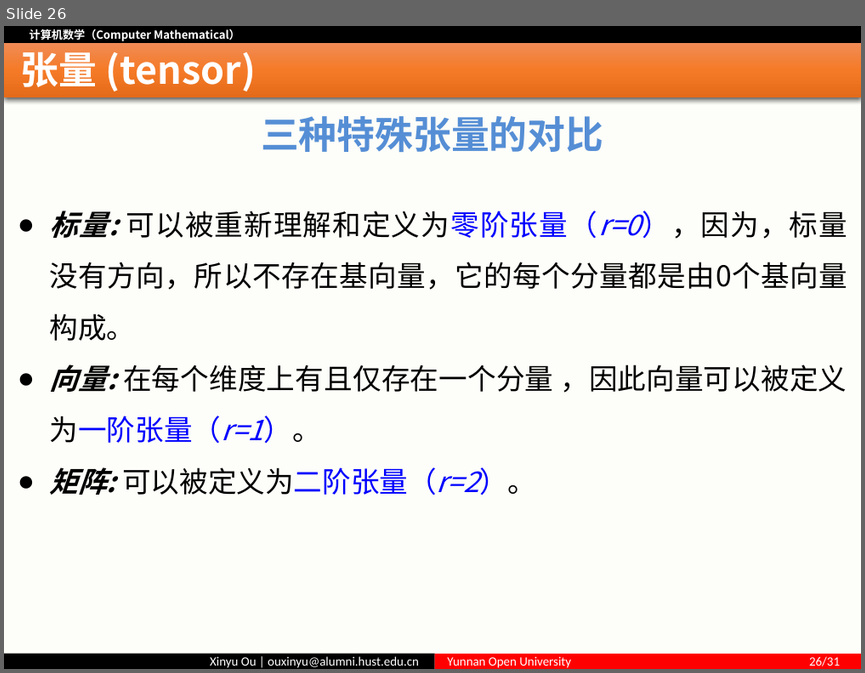
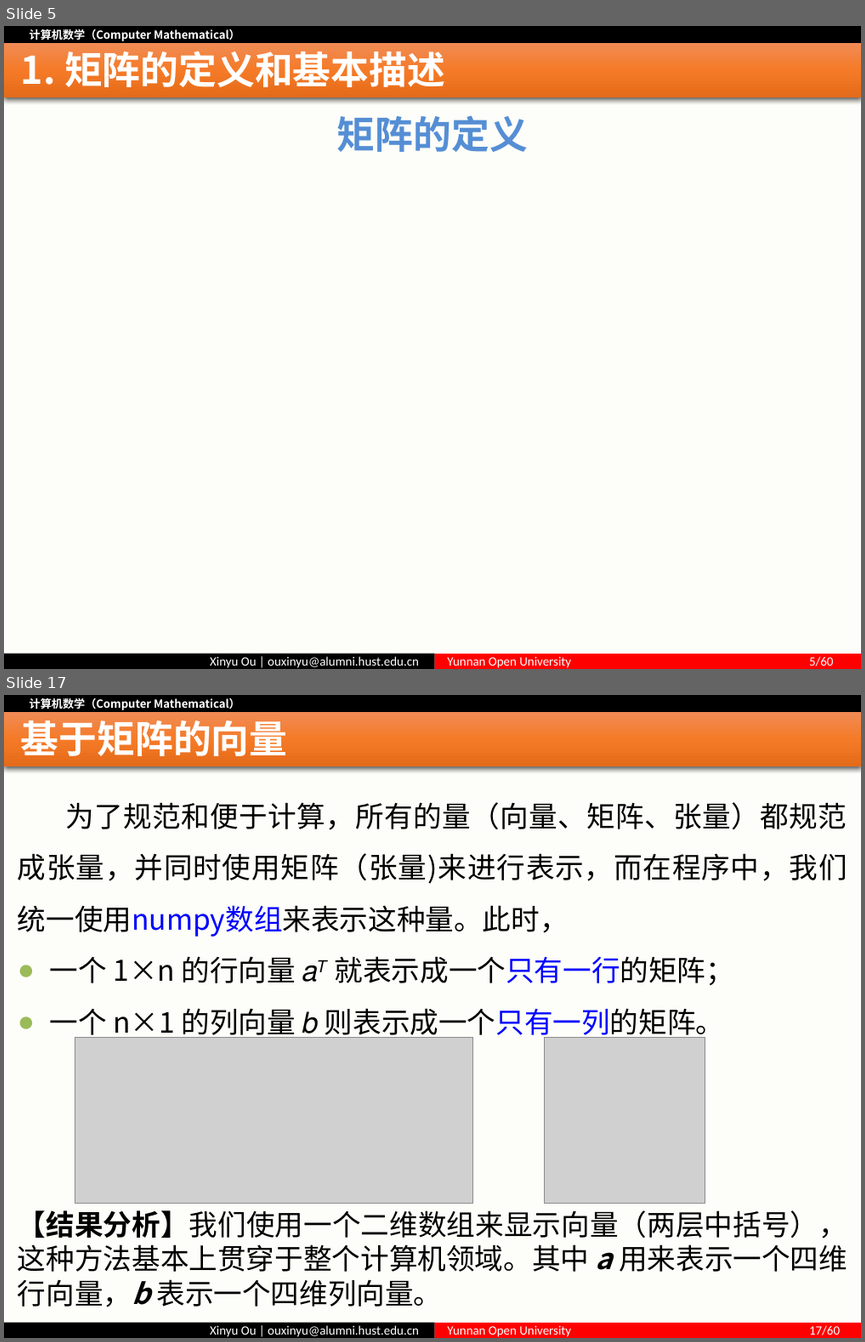
Before and after one commit to ouxinyu/Teaching, a slide deck: ComputerMath/PPT/第04讲 矩阵.pptx. Shown one above the other, each under a label of ours: slide 26 before the commit, slides 5 and 17 after it; the slides between them are not shown. The pictures are 865x673 and 865x1342 pixels, drawn with LibreOffice and Linux fonts; fonts in the diff are those of the drawing; grey boxes stand for pictures. Boxes give left, top, right and bottom in pixels: in the first picture for what was removed or moved away, otherwise in the second. Text is boxed around its words. In the diff, an @@ line names an element or a change of style, - is before the commit and + after.

Commit message:
new chapter
计算机数学新增矩阵章节，修订其他细节的错误，更新数学和机器学习的课程首页

```diff
--- a/ComputerMath/PPT/第04讲 矩阵.pptx
+++ b/ComputerMath/PPT/第04讲 矩阵.pptx
@@ slide 17 added at <box>4,695,861,1338</box>, background #FFFFFF; not listed: 5 template elements that a slide beside it also shows @@
@@ title added at <box>21,721,288,763</box>, 32 pt, text #FFFFFF, bold @@
+基于矩阵的向量
@@ text added at <box>18,802,847,1307</box>, 24 pt, text #000000 @@
+为了规范和便于计算，所有的量（向量、矩阵、张量）都规范成张量，并同时使用矩阵（张量)来进行表示，而在程序中，我们统一使用numpy数组来表示这种量。此时，
+● 一个 1×n 的行向量 𝑎𝑇 就表示成一个只有一行的矩阵；
+● 一个 n×1 的列向量 𝑏 则表示成一个只有一列的矩阵。
+【结果分析】我们使用一个二维数组来显示向量（两层中括号），这种方法基本上贯穿于整个计算机领域。其中 a 用来表示一个四维行向量，b 表示一个四维列向量。
@@ picture added at <box>75,1037,472,1203</box> @@
@@ picture added at <box>545,1037,705,1203</box> @@
@@ what was slide 26 is now slide 5 @@
@@ slide 5 changed as well @@
@@ title at <box>21,51,445,94</box>: text changed @@
-张量 (tensor)
+1. 矩阵的定义和基本描述
@@ text at <box>337,115,528,152</box>: text changed @@
-三种特殊张量的对比
+矩阵的定义
@@ text removed at <box>50,210,847,494</box> @@
-● 标量: 可以被重新理解和定义为零阶张量（r=0），因为，标量没有方向，所以不存在基向量，它的每个分量都是由0个基向量构成。
-● 向量: 在每个维度上有且仅存在一个分量 ，因此向量可以被定义为一阶张量（r=1）。
-● 矩阵: 可以被定义为二阶张量（r=2）。
@@ text in rectangle at <box>447,656,833,668</box>: text changed @@
-Yunnan Open University 26/31
+Yunnan Open University 5/60
```
Also in this commit, not shown: 4 other slides changed, 52 other slides added, 33 slides removed, 34 other files.
